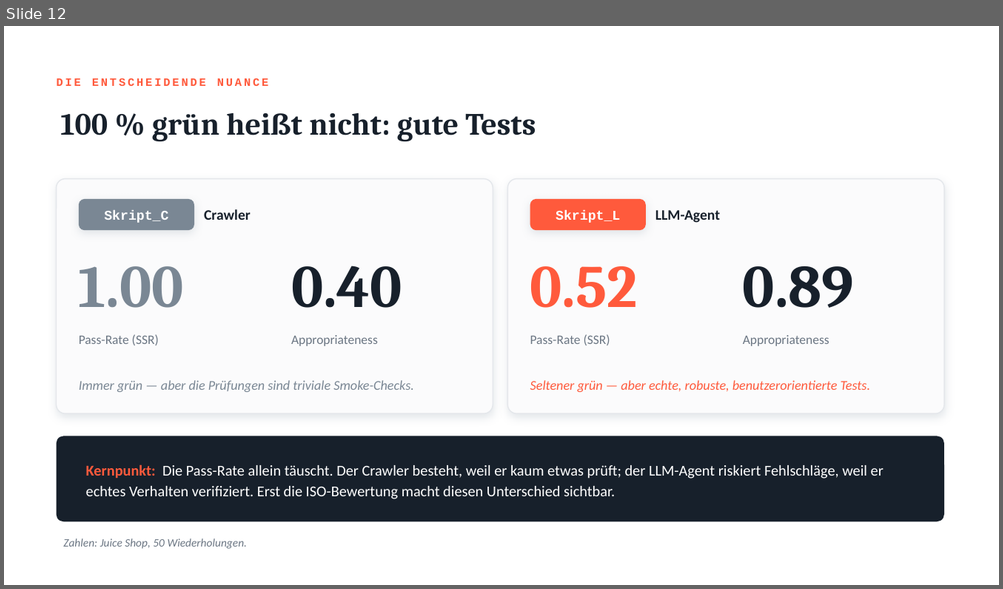
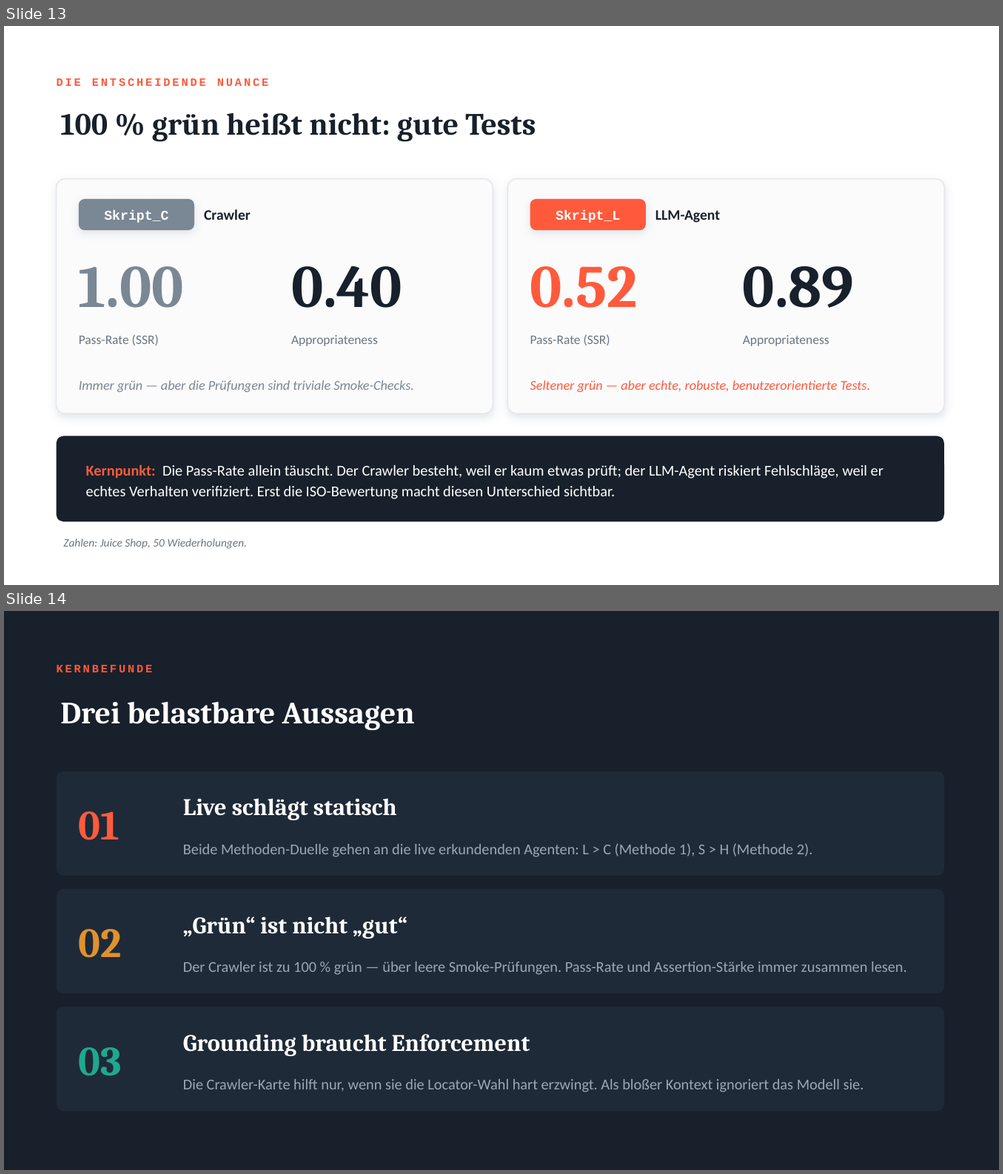
Before and after one commit to philippmelikidis/testgeneration-benchmark, a slide deck: presentation/Endpraesentation_LLM_vs_Crawler.pptx. Shown one above the other, each under a label of ours: slide 12 before the commit, slides 13 and 14 after it. The pictures are 1003x589 and 1003x1174 pixels, drawn with LibreOffice and Linux fonts; fonts in the diff are those of the drawing. Boxes give left, top, right and bottom in pixels: in the first picture for what was removed or moved away, otherwise in the second. Text is boxed around its words. In the diff, an @@ line names an element or a change of style, - is before the commit and + after.

```diff
--- a/presentation/Endpraesentation_LLM_vs_Crawler.pptx
+++ b/presentation/Endpraesentation_LLM_vs_Crawler.pptx
@@ slide 14 added at (4,611,999,1170), background #17202B @@
@@ text added at (57,665,153,672), 11 pt, text #FF5A3C, bold @@
+KERNBEFUNDE
@@ text added at (60,702,415,731), 30 pt, text #FFFFFF, bold @@
+Drei belastbare Aussagen
@@ rounded rectangle added at (57,772,944,876), fill #1F2A38 @@
@@ text added at (183,798,397,820), 23 pt, text #FFFFFF, bold @@
+Live schlägt statisch
@@ text added at (79,812,119,840), 40 pt, text #FF5A3C, bold @@
+01
@@ text added at (183,843,813,857), 14.5 pt, text #9AA7B4 @@
+Beide Methoden-Duelle gehen an die live erkundenden Agenten: L > C (Methode 1), S > H (Methode 2).
@@ rounded rectangle added at (57,889,944,994), fill #1F2A38 @@
@@ text added at (183,917,407,939), 23 pt, text #FFFFFF, bold @@
+„Grün“ ist nicht „gut“
@@ text added at (79,929,122,958), 40 pt, text #E0912F, bold @@
+02
@@ text added at (183,962,907,975), 14.5 pt, text #9AA7B4 @@
+Der Crawler ist zu 100 % grün — über leere Smoke-Prüfungen. Pass-Rate und Assertion-Stärke immer zusammen lesen.
@@ rounded rectangle added at (57,1007,944,1112), fill #1F2A38 @@
@@ text added at (79,1048,122,1076), 40 pt, text #1FA88F, bold @@
+03
@@ text added at (183,1034,530,1056), 23 pt, text #FFFFFF, bold @@
+Grounding braucht Enforcement
@@ text added at (183,1079,864,1093), 14.5 pt, text #9AA7B4 @@
+Die Crawler-Karte hilft nur, wenn sie die Locator-Wahl hart erzwingt. Als bloßer Kontext ignoriert das Modell sie.
@@ what was slide 12 is now slide 13 @@
```
Also in this commit, not shown: 3 slides changed, 1 other slide added, 1 slide removed, 1 other file.
